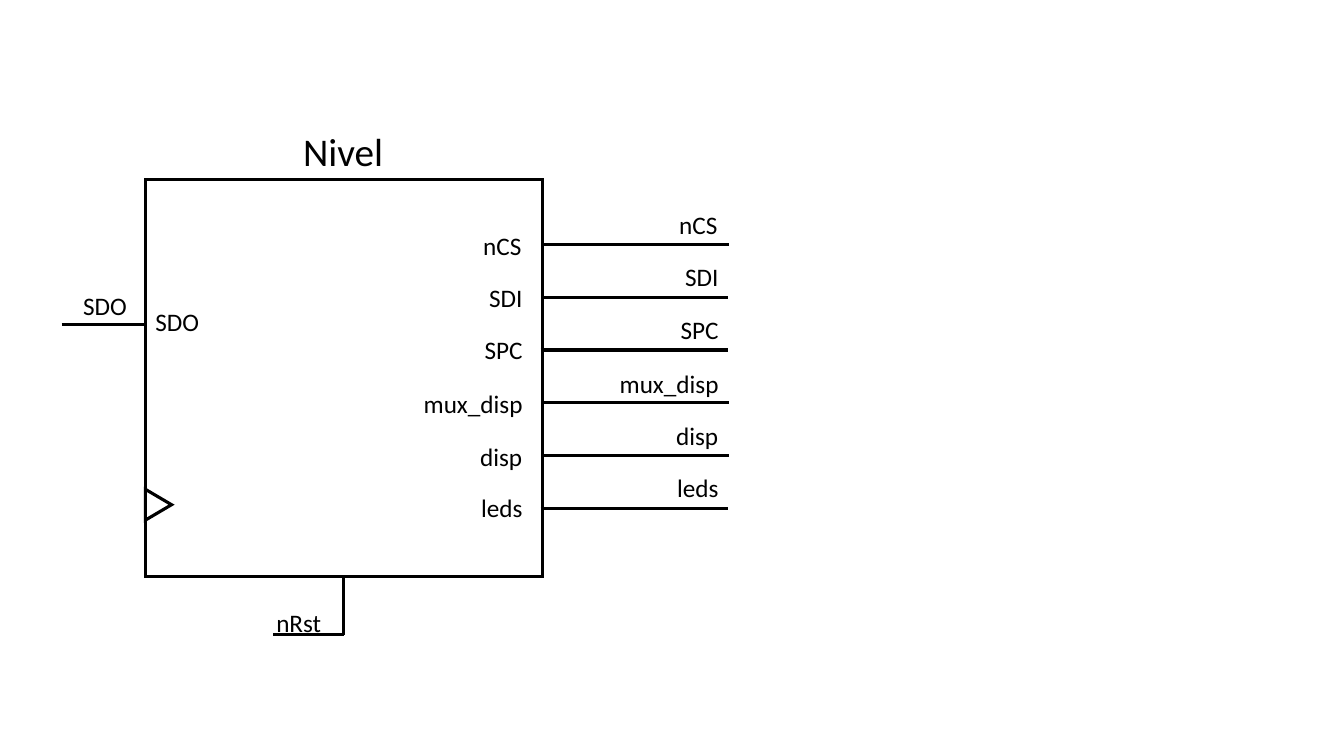
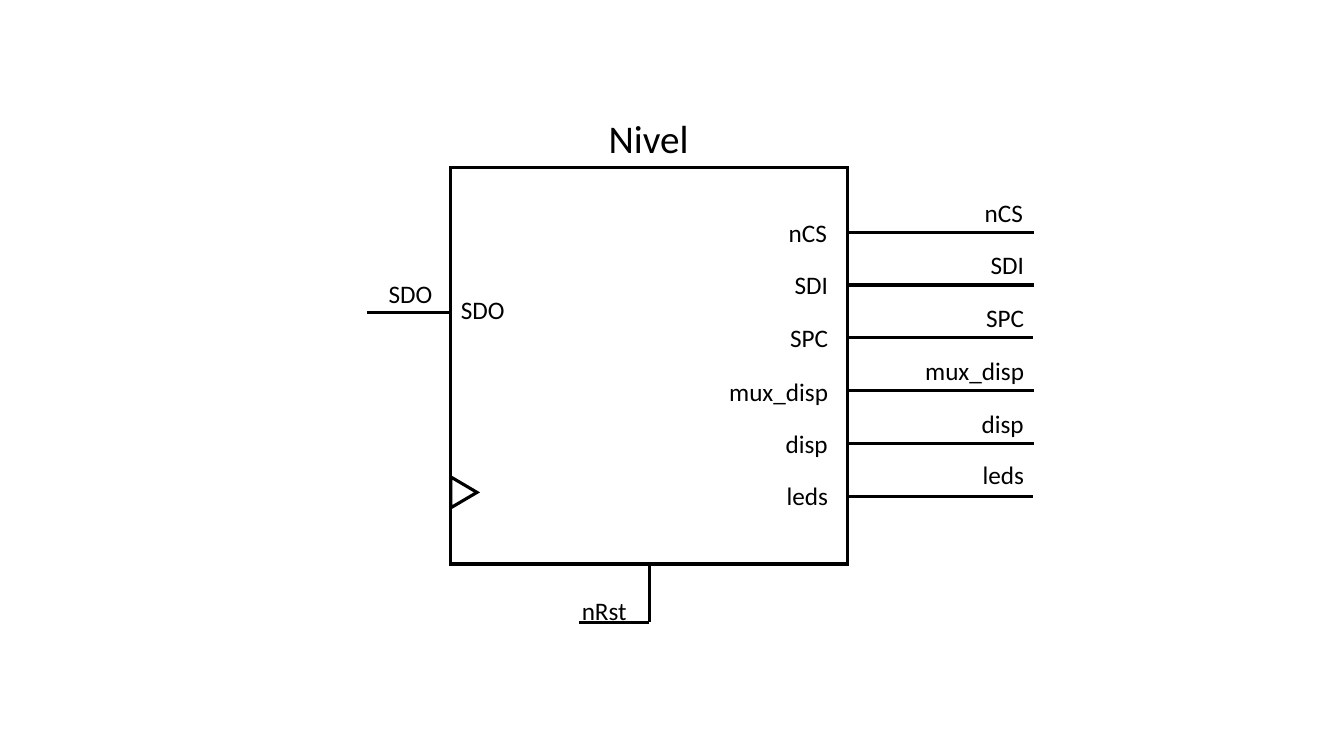
Before and after one commit to Chen1127HF/DD2, a slide deck: slide 4 of DD2_Proyecto_Chen/doc/Diagrama_Bloques.pptx (slide 1 before the commit). Drawn at 1344x756 pixels with LibreOffice and Linux fonts; fonts in the diff are those of the drawing. Boxes give left, top, right and bottom in pixels: in the first picture for what was removed or moved away, otherwise in the second. Text is boxed around its words. In the diff, an @@ line names an element or a change of style, - is before the commit and + after.

```diff
--- a/DD2_Proyecto_Chen/doc/Diagrama_Bloques.pptx
+++ b/DD2_Proyecto_Chen/doc/Diagrama_Bloques.pptx
@@ 3 texts, 3 lines, 1 triangle: place and size @@
-3 texts, 3 lines, 1 triangle at (146,245,729,635)
+3 texts, 3 lines, 1 triangle at (451,232,1034,622)
@@ 13 texts, 6 lines, 1 rectangle: place and size @@
-13 texts, 6 lines, 1 rectangle at (62,138,729,636)
+13 texts, 6 lines, 1 rectangle at (367,125,1034,624)
```
Also in this commit, not shown: 1 other slide changed, 2 slides added, 5 slides removed, 3 other files.
